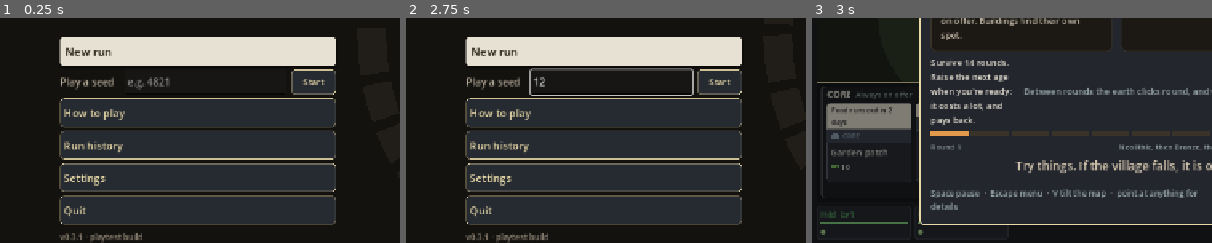
Above: before the commit, frames 1-3 (left to right).
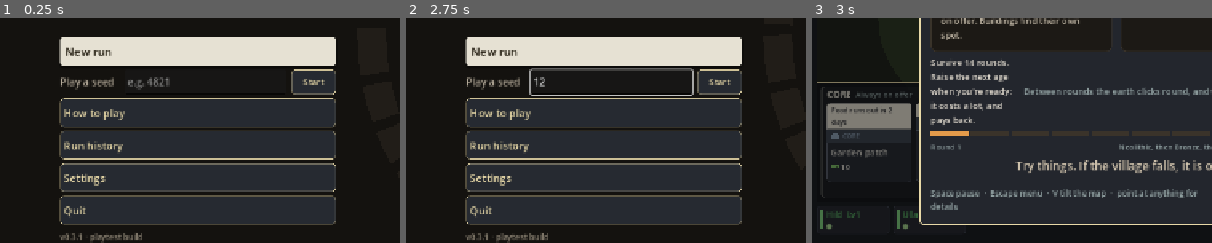
Above: after the commit, the same moments.

Repository: carltonbonks/YourEarthKeepsTurning-CityBuilder
Game: Godot game, scene res://game/main.tscn
Same seed, same stepped clock (60 frames per second), same inputs: the game is played once before the commit and once after it.
Inputs (mouse positions are % of the whole screen's width and height, from its top left):
- Up to frame 1 (0.25 s): no input
- Up to frame 2 (2.75 s): click (26, 61) at 0.52 s; type "12" at 0.6 s; click "Begin round 1" at 1.25 s; click "Begin round 1" at 2 s
- Up to frame 3 (3 s): click "New run" at 2.75 s
The pictures show only the part of the screen within x 0-50%, y 46-96%; the shares and areas given below are measured in that part.

Frames 1-2 are identical in both runs. In frame 3, 0.6% of the frame differs, in the area x 2-28%, y 85-97%.

Commit message:
Smaller hero portraits with a short upright health bar
Each portrait is narrower (116 px) and shorter, with a 30 px upright
health bar beside the name: health left fills from the bottom (amber
when low) and health lost shows red above it. The lost-heroes chip reads
red too.

Co-Authored-By: Claude Opus 5.5 (1M context) <noreply@anthropic.com>
Claude-Session: https://claude.ai/code/session_01Q8LFLPiQQH7EMqoYSin44N

Diff:
--- a/game/hero_strip.gd
+++ b/game/hero_strip.gd
@@ -1,14 +1,18 @@
 class_name HeroStrip
 extends ScrollContainer
-## The heroes as a row of small portraits under the map: name and level, a health bar, a mood dot and
-## what they are doing. Gear, bed, today's whim and the rest are in the hover card (Tooltips.hero).
+## The heroes as a row of small portraits under the map: a short upright health bar (health lost shows
+## red), name and level, a mood dot and what they are doing. Gear, bed, today's whim and the rest are in the hover card (Tooltips.hero).
 ## Clicking a portrait points the map at that hero. Heroes no longer in town share one grey chip.
 ## A big roster narrows the portraits (to MIN_CHIP_WIDTH) so they all fit without scrolling.
 
 signal hero_pressed(hero: Unit)
 
-const CHIP_WIDTH := 150.0
+const CHIP_WIDTH := 116.0
 const MIN_CHIP_WIDTH := 72.0
+const BAR_SIZE := Vector2(5, 30)
+const HEALTH_COLOR := Color("#7fd07f")
+const LOW_HEALTH_COLOR := Color("#e0a050")
+const LOST_COLOR := Color("#b03a3a")
 
 var run: RunState
 var _row: HBoxContainer
@@ -22,7 +26,7 @@
 	vertical_scroll_mode = ScrollContainer.SCROLL_MODE_DISABLED
 	# A big roster still scrolls (wheel or drag), but no bar eats the strip's height.
 	horizontal_scroll_mode = ScrollContainer.SCROLL_MODE_SHOW_NEVER
-	custom_minimum_size.y = 62
+	custom_minimum_size.y = 46
 	resized.connect(_fit_chips)
 	_row = HBoxContainer.new()
 	_row.add_theme_constant_override("separation", 6)
@@ -40,7 +44,7 @@
 	var content := run.content
 	for parts: Array in _parts:
 		var hero: Unit = parts[0]
-		UiKit.set_bar(parts[1], hero.hp / maxf(1.0, hero.max_hp), _health_color(hero.hp / maxf(1.0, hero.max_hp)))
+		set_health(parts[1], hero.hp / maxf(1.0, hero.max_hp))
 		var mood := "#a8d890" if hero.mood > content.num("mood_grumble_at") else ("#e0a050" if hero.mood > content.num("mood_leave_at") else "#e05050")
 		var doing := hero.intent if hero.intent != "" and run.phase == RunState.Phase.SIM else ("tired" if hero.energy <= 0.0 else "")
 		(parts[2] as Label).add_theme_color_override("font_color", Color(mood))
@@ -61,15 +65,19 @@
 		chip.custom_minimum_size.x = CHIP_WIDTH
 		chip.tip = func() -> Dictionary: return Tooltips.hero(run, hero) if hero.alive else {}
 		chip.pressed.connect(func() -> void: hero_pressed.emit(hero))
+		var side := HBoxContainer.new()
+		side.add_theme_constant_override("separation", 5)
+		chip.add_child(side)
+		var hp := health_bar(side)
 		var box := VBoxContainer.new()
-		box.add_theme_constant_override("separation", 3)
-		chip.add_child(box)
+		box.add_theme_constant_override("separation", 1)
+		box.size_flags_horizontal = Control.SIZE_EXPAND_FILL
+		side.add_child(box)
 		var name := Label.new()
 		name.add_theme_font_size_override("font_size", 13)
 		name.add_theme_color_override("font_color", Color(run.content.hero_classes[hero.type_id]["color"]))
 		name.clip_text = true
 		box.add_child(name)
-		var hp := UiKit.bar(box, 1.0, Color("#7fd07f"))
 		var line := HBoxContainer.new()
 		line.add_theme_constant_override("separation", 4)
 		box.add_child(line)
@@ -92,7 +100,7 @@
 		chip.tip = func() -> Dictionary: return StatusText.lost_heroes_tip(run)
 		var l := Label.new()
 		l.text = "%d lost" % lost
-		l.add_theme_color_override("font_color", Color("#888888"))
+		l.add_theme_color_override("font_color", LOST_COLOR.lightened(0.25))
 		l.add_theme_font_size_override("font_size", 12)
 		chip.add_child(l)
 		_row.add_child(chip)
@@ -112,5 +120,27 @@
 		(parts[5] as Control).custom_minimum_size.x = clampf(each, MIN_CHIP_WIDTH, CHIP_WIDTH)
 
 
-static func _health_color(share: float) -> Color:
-	return Color("#e05050") if share < 0.35 else (Color("#e0a050") if share < 0.7 else Color("#7fd07f"))
+## A short upright health bar: the health left fills from the bottom, the health lost shows red above it.
+static func health_bar(parent: Control) -> ColorRect:
+	var back := ColorRect.new()
+	back.color = LOST_COLOR
+	back.custom_minimum_size = BAR_SIZE
+	back.size_flags_vertical = Control.SIZE_SHRINK_CENTER
+	back.mouse_filter = Control.MOUSE_FILTER_IGNORE
+	parent.add_child(back)
+	var fill := ColorRect.new()
+	fill.color = HEALTH_COLOR
+	fill.mouse_filter = Control.MOUSE_FILTER_IGNORE
+	fill.anchor_right = 1.0
+	fill.anchor_bottom = 1.0
+	back.add_child(fill)
+	return back
+
+
+## Fills the bar to `share` of its height (amber once health is low).
+static func set_health(back: ColorRect, share: float) -> void:
+	var fill := back.get_child(0) as ColorRect
+	fill.anchor_top = 1.0 - clampf(share, 0.0, 1.0)
+	fill.offset_top = 0.0
+	fill.offset_bottom = 0.0
+	fill.color = LOW_HEALTH_COLOR if share < 0.35 else HEALTH_COLOR
--- a/tests/test_hud_layout.gd
+++ b/tests/test_hud_layout.gd
@@ -93,3 +93,15 @@
 	check((parts[0][5] as Control).custom_minimum_size.x < HeroStrip.CHIP_WIDTH, "each one is narrower than at full size")
 	strip.free()
 	run.dispose()
+
+
+func test_a_hero_portrait_shows_health_lost_in_red_above_what_is_left() -> void:
+	var holder := HBoxContainer.new()
+	var bar := HeroStrip.health_bar(holder)
+	HeroStrip.set_health(bar, 0.25)
+	var fill := bar.get_child(0) as ColorRect
+	check_eq(bar.color, HeroStrip.LOST_COLOR, "the bar behind is the red of health lost")
+	check(is_equal_approx(fill.anchor_top, 0.75), "a quarter left fills the bottom quarter (%.2f)" % fill.anchor_top)
+	check_eq(fill.color, HeroStrip.LOW_HEALTH_COLOR, "low health turns amber")
+	check(bar.custom_minimum_size.y > bar.custom_minimum_size.x, "the bar stands upright")
+	holder.free()
